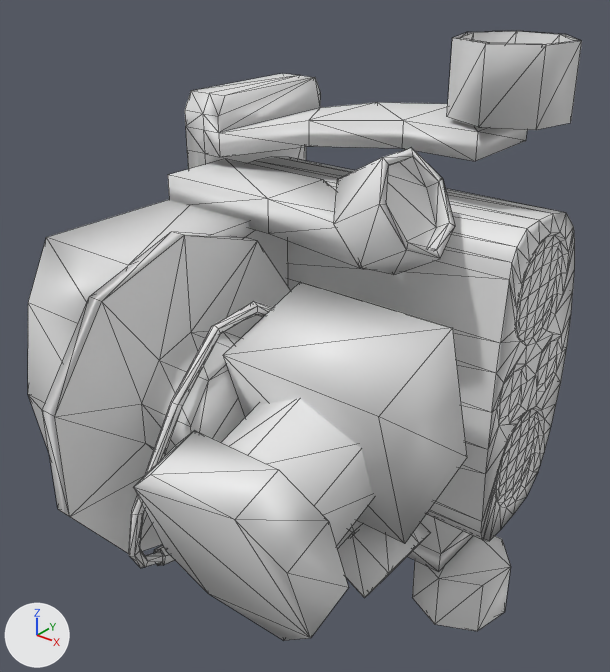
The OBJ model examples/Atlas/urdf/meshes/head.obj, before and after one commit.
Camera for both pictures: a 50 mm lens placed at (0.00126, -0.00266, 0.0015), pointed at (-0.00054, -0.00041, 0.0001). The axes (+X, +Y, +Z) are drawn at lower left. The lights are the same throughout. Mesh edges are drawn as thin lines. Where no turn or scale is listed for an object, it has been applied to the vertices.

Objects in the first picture: 'head'.
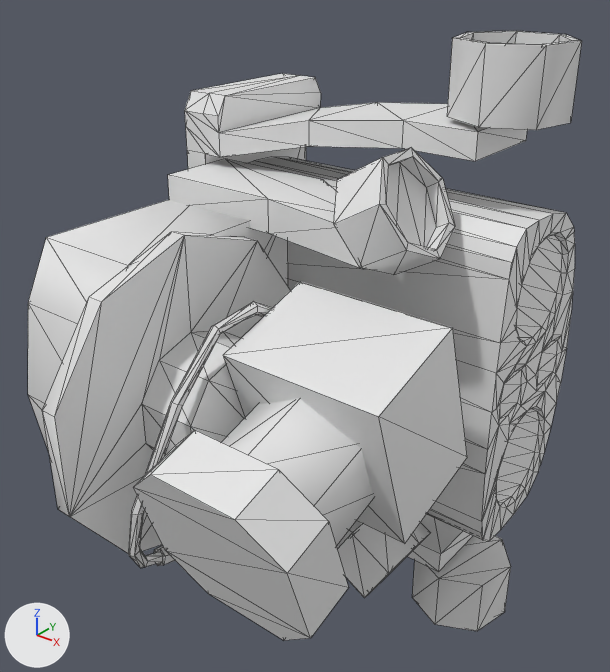
The newer file is also rescaled (x100.0), turned or shifted as a whole; pictures and numbers use the older file's frame.

Location of each change, [x1, y1, x2, y2] in pixels of the pictures (610 x 672 px):
```json
{"part": 1, "of": "me_head", "change": "deleted", "before": [186, 114, 220, 157]}
```

Scene script edits in JSON lines:
```json
{"block": "me_head", "where": "# used by ob_head; location = (0.0, 0.0, 0.0)"}
{"op": "remove", "block": "me_head", "code": "me_head.from_pydata(...)  # 661 vertices, 1211 faces; spans x -0.00148..0.0002, y -0.00144..0.00032, z -0.00118..0.00117"}
{"op": "add", "block": "me_head", "code": "me_head.from_pydata(...)  # 605 vertices, 1099 faces; spans x -0.00148..0.0002, y -0.00144..0.00032, z -0.00118..0.00117"}
{"block": "me_head", "change": "me_head part 1: 1 vertex removed from x -0.00112, y -0.00031, z 0.00078"}
{"block": "me_head", "change": "me_head part 2: the surface is now shaded flat"}
```
